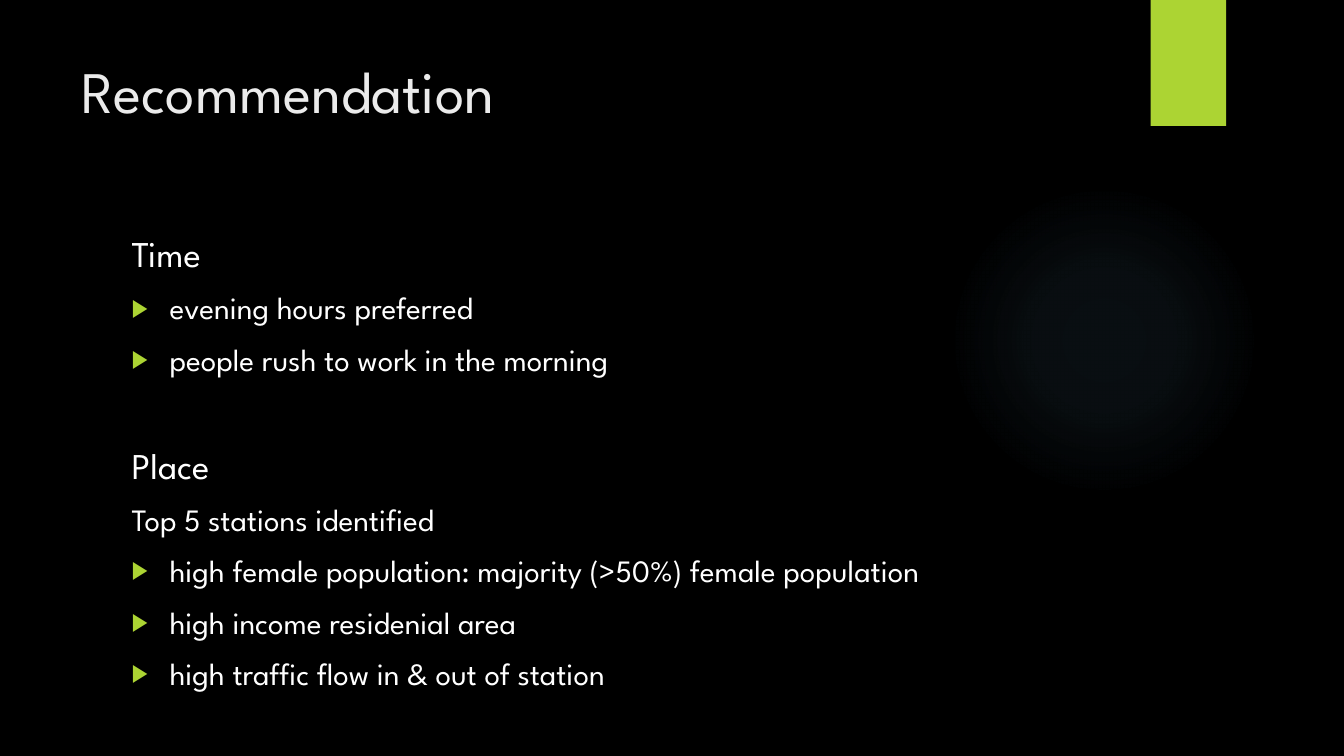
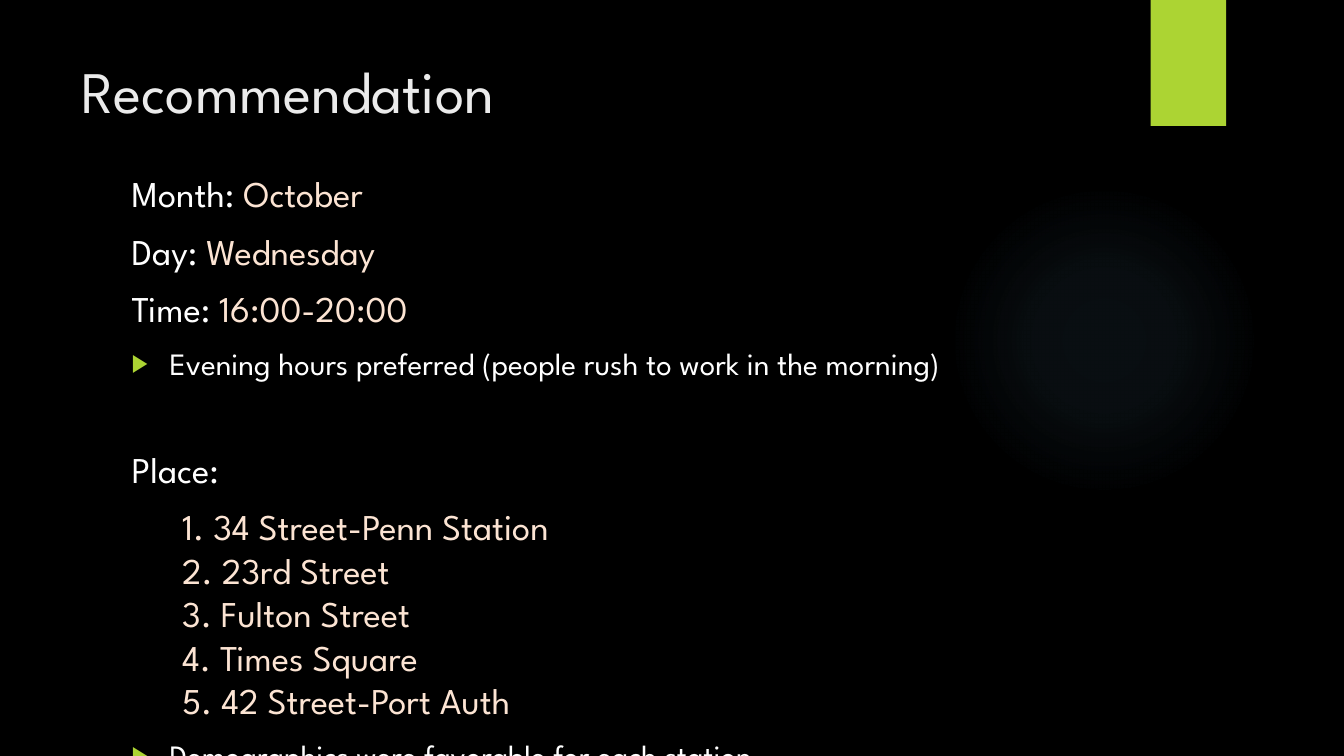
Before and after one commit to JNYH/projectbenson, a slide deck: slide 11 of OptimizeStreetTeamDeployment.pptx (slide 10 before the commit). Drawn at 1344x756 pixels with LibreOffice and Linux fonts; fonts in the diff are those of the drawing; background and template pictures are left out. Boxes give left, top, right and bottom in pixels: in the first picture for what was removed or moved away, otherwise in the second. Text is boxed around its words. In the diff, an @@ line names an element or a change of style, - is before the commit and + after.

```diff
--- a/OptimizeStreetTeamDeployment.pptx
+++ b/OptimizeStreetTeamDeployment.pptx
@@ text at (132,182,940,715): text changed; size 22.2 to 25.9 pt @@
-Time
-▶ evening hours preferred
-▶ people rush to work in the morning
-Place
-Top 5 stations identified
-▶ high female population: majority (>50%) female population
-▶ high income residenial area
-▶ high traffic flow in & out of station
+Month: October
+Day: Wednesday
+Time: 16:00-20:00
+▶ Evening hours preferred (people rush to work in the morning)
+Place:
+1. 34 Street-Penn Station
+2. 23rd Street
+3. Fulton Street
+4. Times Square
+5. 42 Street-Port Auth
+▶ Demographics were favorable for each station
```
Also in this commit, not shown: 8 other slides changed, 2 slides added, 1 slide removed.
